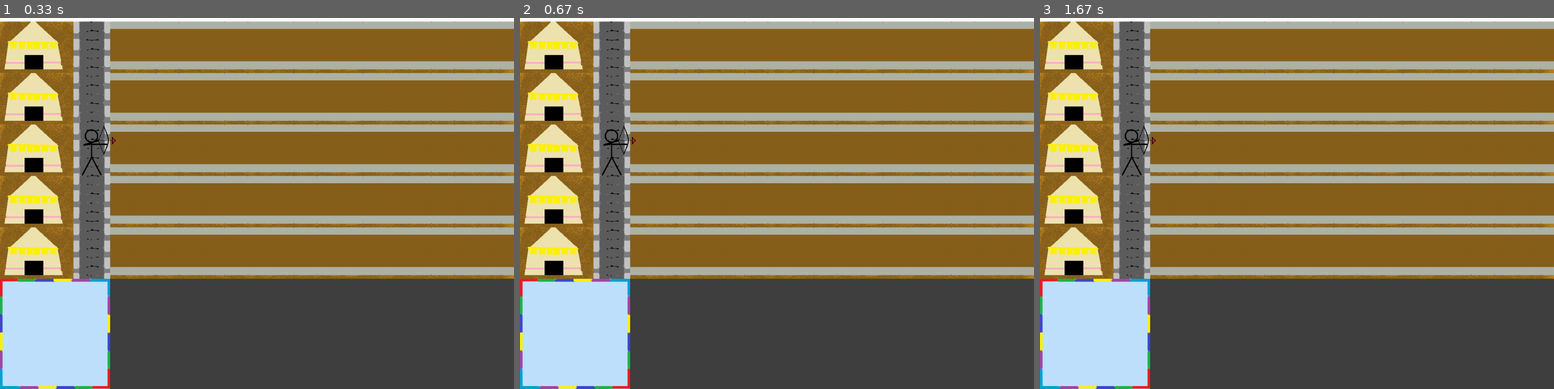
Above: before the commit, frames 1-3 (left to right).
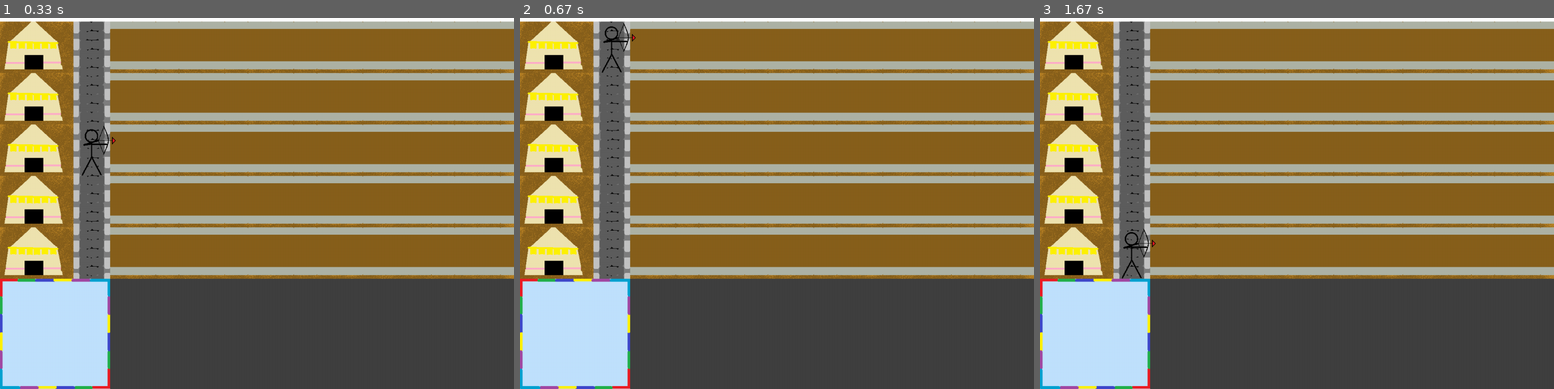
Above: after the commit, the same moments.

Repository: AntsThatWander/ERICA_Defend_6Elements
Game: pygame game, started from new_pygame.py
Two runs of this game, one before a commit and one after it. Both use one fixed random seed, a clock stepped at 60 frames per second and the inputs below.
Inputs:
- Up to frame 1 (0.33 s): no input
- Up to frame 2 (0.67 s): hold W from 0.33 s (still down)
- Up to frame 3 (1.67 s): release W at 0.8 s; hold S 0.83-1.13 s; hold W 1.17-1.53 s; hold S from 1.57 s (still down)

Frame 1 is identical in both runs. In frame 2, 0.3% of the frame differs, in the area x 15-23%, y 1-43%; in frame 3, 0.3%.

Commit message:
character move added

Diff:
--- a/new_pygame.py
+++ b/new_pygame.py
@@ -6,7 +6,7 @@
 screen = pygame.display.set_mode((width, height))
 
 #이미지를 가져온다
-player_stick = pygame.image.load("resources/my_resources/player_ready_Red.png")
+player = pygame.image.load("resources/my_resources/player_ready_Red.png")
 ball_room = pygame.image.load("resources/my_resources/magic_room.png")
 card_room = pygame.image.load("resources/my_resources/card_room.png")
 pave_road = pygame.image.load("resources/my_resources/pave_road.png")
@@ -14,6 +14,12 @@
 tent = pygame.image.load("resources/my_resources/tent.png")
 tent_road = pygame.image.load("resources/my_resources/tent_road.png")
 castle = pygame.image.load("resources/my_resources/castle_wall.png")
+
+#플레이어 이동 리스트
+keys = [False, False]
+playpos = [220, 310]
+#플레이어 색깔 리스트
+color = [False, False, False, False, False, False]
 
 #화면 띄우기
 while True:
@@ -30,7 +36,7 @@
     screen.blit(castle, (200,30))
     screen.blit(ball_room, (0,730))
     screen.blit(card_room, (300,730))
-    screen.blit(player_stick, (220,310))
+    screen.blit(player, playpos)
 
 
     #화면을 다시 그린다.
@@ -41,3 +47,18 @@
         if event.type == pygame.QUIT:
             pygame.quit()
             exit(0)
+        if event.type == pygame.KEYDOWN:
+            if event.key == (pygame.K_w or pygame.K_UP):
+                keys[0] = True
+            elif event.key == (pygame.K_s or pygame.K_DOWN):
+                keys[1] = True
+        if event.type == pygame.KEYUP:
+            if event.key == (pygame.K_w or pygame.K_UP):
+                keys[0] = False
+            elif event.key == (pygame.K_s or pygame.K_DOWN):
+                keys[1] = False
+    #플레이어 이동
+    if keys[0] and playpos[1]>30:
+        playpos[1] = playpos[1] - 140
+    elif keys[1] and playpos[1]<590:
+        playpos[1] = playpos[1] + 140
